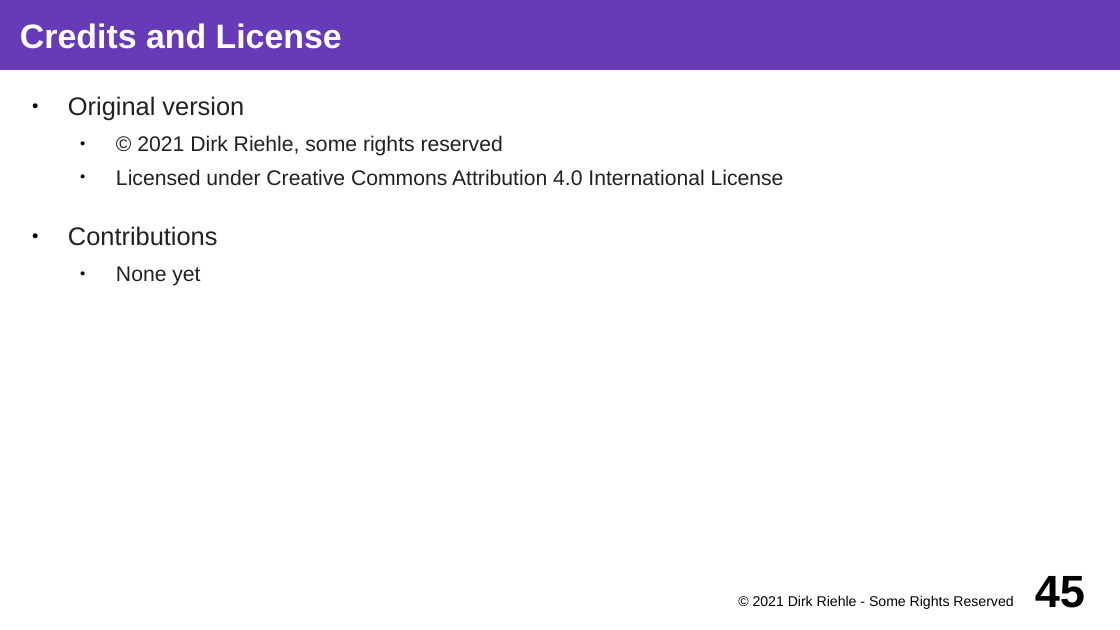
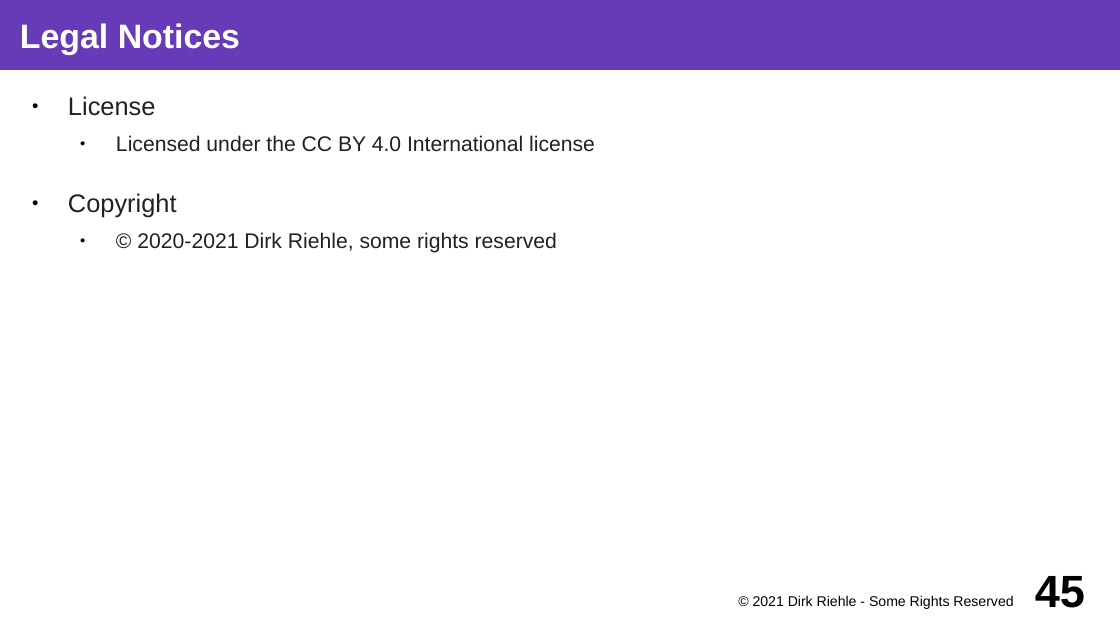
Before and after one commit to dirkriehle/coss-course, a slide deck: slide 45 of Lecture slides/COSS C03 - Commercial Open Source.odp. Drawn at 1120x630 pixels with LibreOffice and Linux fonts; fonts in the diff are those of the drawing. Boxes give left, top, right and bottom in pixels: in the first picture for what was removed or moved away, otherwise in the second. Text is boxed around its words. In the diff, an @@ line names an element or a change of style, - is before the commit and + after.

Commit message:
Updated legal notices

```diff
--- a/Lecture slides/COSS C03 - Commercial Open Source.odp
+++ b/Lecture slides/COSS C03 - Commercial Open Source.odp
@@ title at bbox=[20, 23, 240, 55]: text changed @@
-Credits and License
+Legal Notices
@@ text at bbox=[68, 96, 595, 253]: text changed @@
-● Original version
-  ● © 2021 Dirk Riehle, some rights reserved
-  ● Licensed under Creative Commons Attribution 4.0 International License
-● Contributions
-  ● None yet
+● License
+  ● Licensed under the CC BY 4.0 International license
+● Copyright
+  ● © 2020-2021 Dirk Riehle, some rights reserved
```
Also in this commit, not shown: 30 other files.
